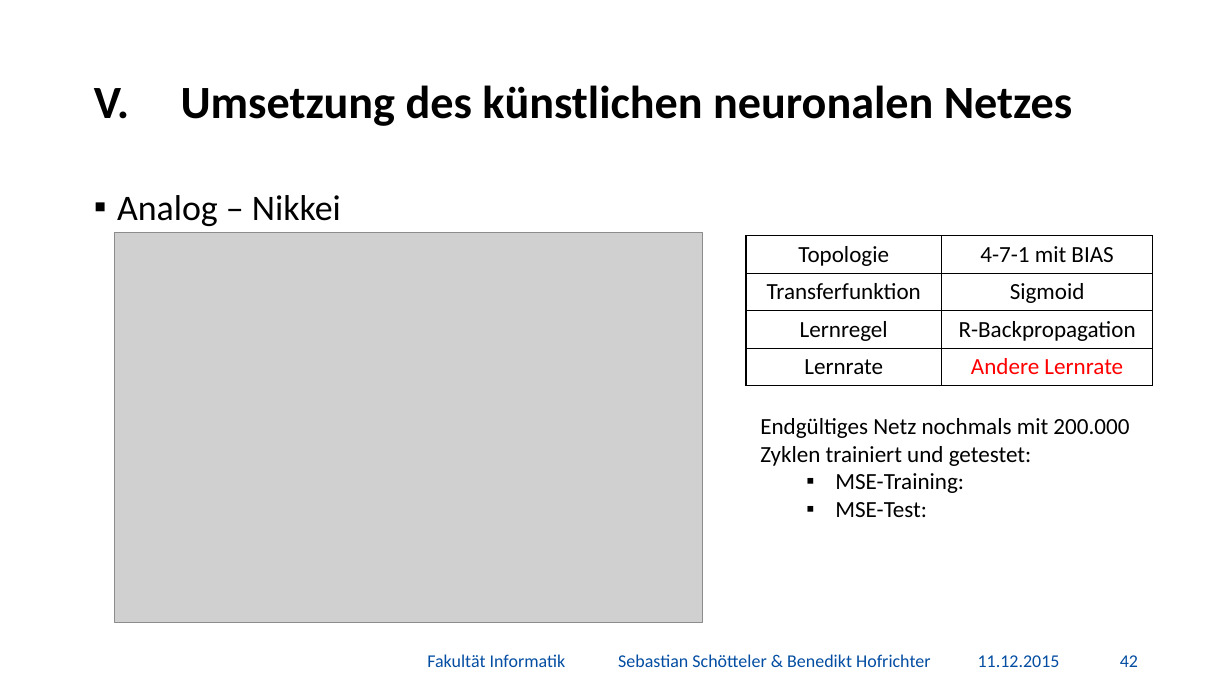
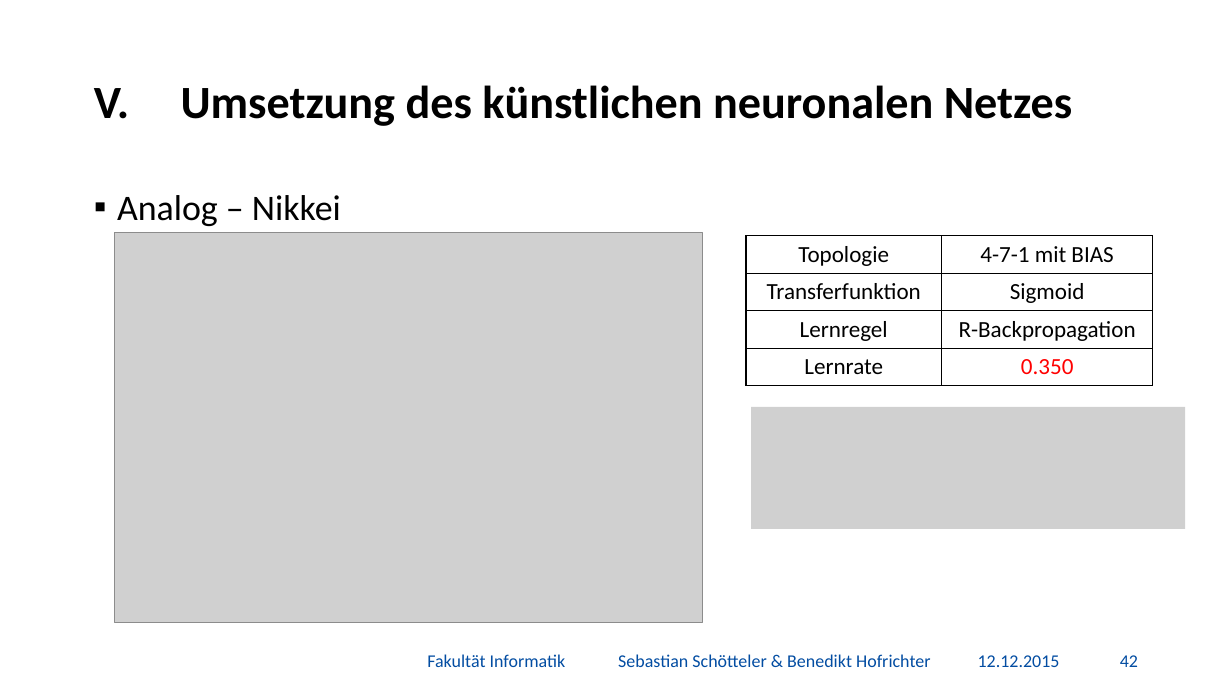
Before and after one commit to BenediktGitGit/soco15, a slide deck: slide 43 of 3b) Vortrag/Präsentation.pptx. Drawn at 1232x693 pixels with LibreOffice and Linux fonts; fonts in the diff are those of the drawing; grey boxes stand for pictures; background and template pictures are left out. Boxes give left, top, right and bottom in pixels: in the first picture for what was removed or moved away, otherwise in the second. Text is boxed around its words. In the diff, an @@ line names an element or a change of style, - is before the commit and + after.

```diff
--- a/3b) Vortrag/Präsentation.pptx
+++ b/3b) Vortrag/Präsentation.pptx
@@ table at <box>746,236,1153,385</box> @@
-row 4, column 2: Andere Lernrate
+row 4, column 2: 0.350
@@ picture added at <box>751,407,1186,529</box> @@
@@ text removed at <box>760,418,1129,517</box> @@
-Endgültiges Netz nochmals mit 200.000 Zyklen trainiert und getestet:
-  ▪ MSE-Training:
-  ▪ MSE-Test:
@@ text at <box>978,655,1060,667</box>: text changed @@
-11.12.2015
+12.12.2015
```
Also in this commit, not shown: 51 other slides changed, 19 other files.
